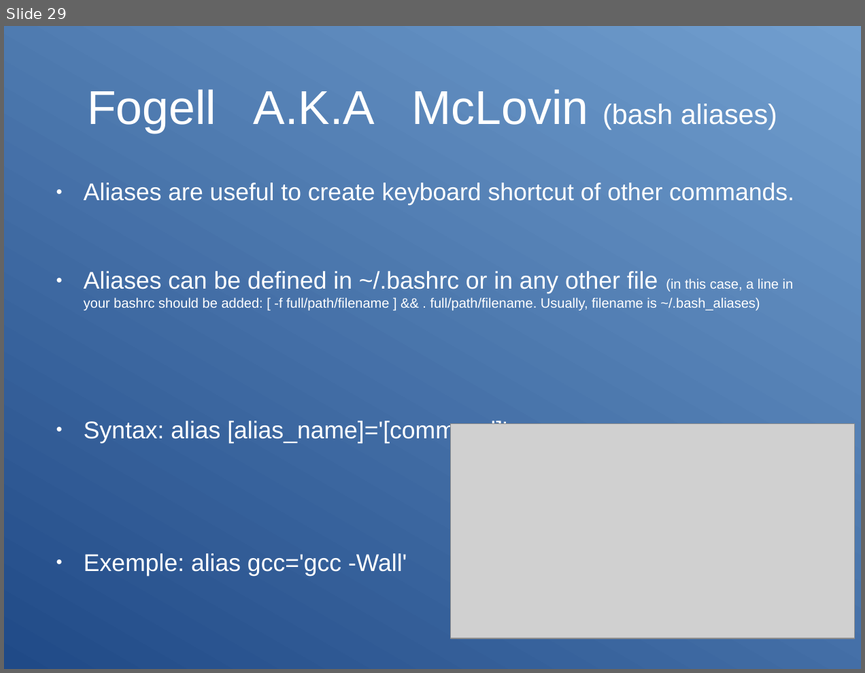
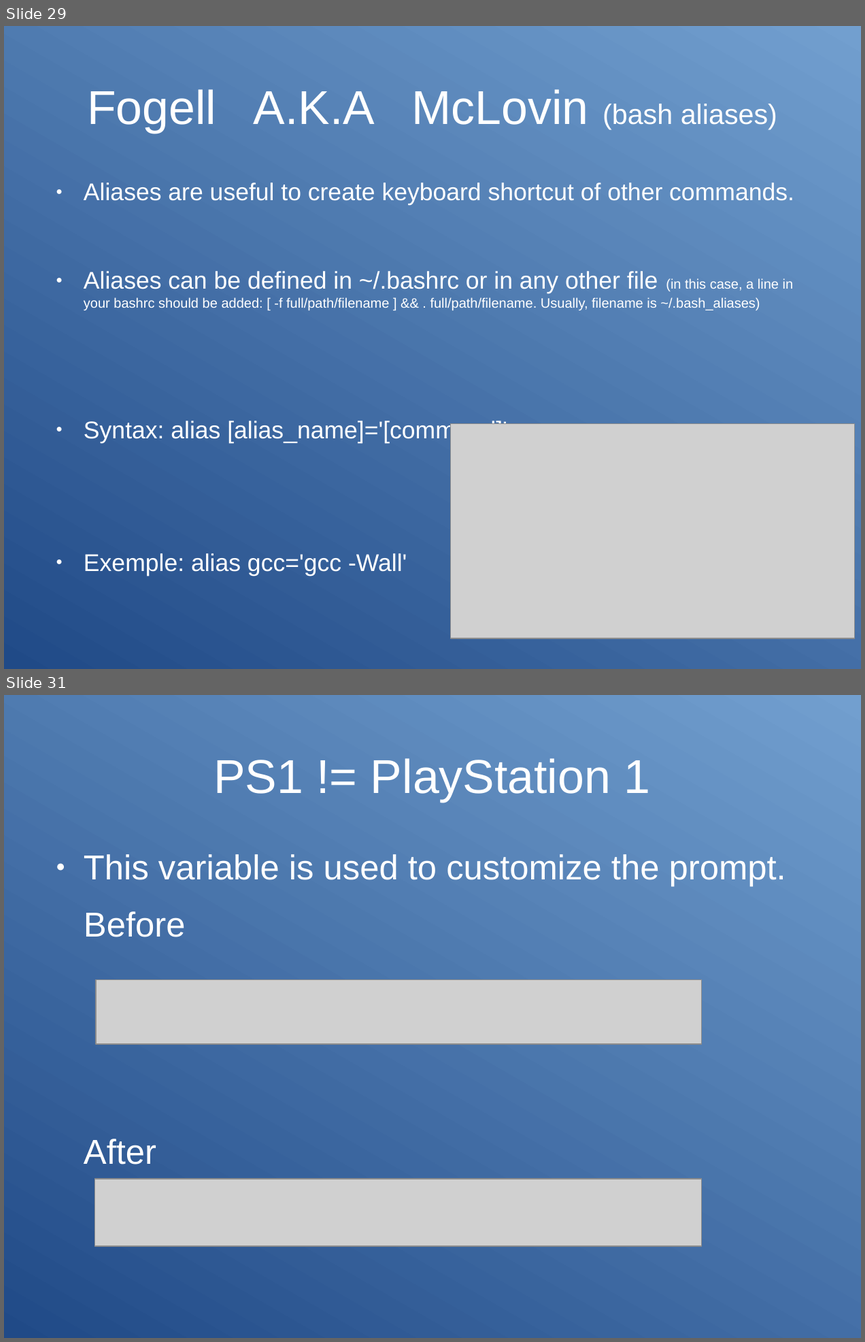
Before and after one commit to Clibre/An-introduction-to-bash, a slide deck: presentation.odp. Shown one above the other, each under a label of ours: slide 29 before the commit, slides 29 and 31 after it; the slides between them are not shown. The pictures are 865x673 and 865x1342 pixels, drawn with LibreOffice and Linux fonts; fonts in the diff are those of the drawing; grey boxes stand for pictures. Boxes give left, top, right and bottom in pixels: in the first picture for what was removed or moved away, otherwise in the second. Text is boxed around its words. In the diff, an @@ line names an element or a change of style, - is before the commit and + after.

```diff
--- a/presentation.odp
+++ b/presentation.odp
@@ slide 31 added at [4, 695, 861, 1338], background gradient #204A87 to #729FCF @@
@@ title added at [213, 758, 650, 802], 44 pt, text #FFFFFF @@
+PS1 != PlayStation 1
@@ text added at [84, 854, 786, 1164], 32 pt, text #FFFFFF @@
+● This variable is used to customize the prompt.
+Before
+After
@@ picture added at [96, 979, 702, 1044] @@
@@ picture added at [95, 1178, 702, 1246] @@
```
Also in this commit, not shown: 1 slide changed, 9 other slides added, 2 other files.
